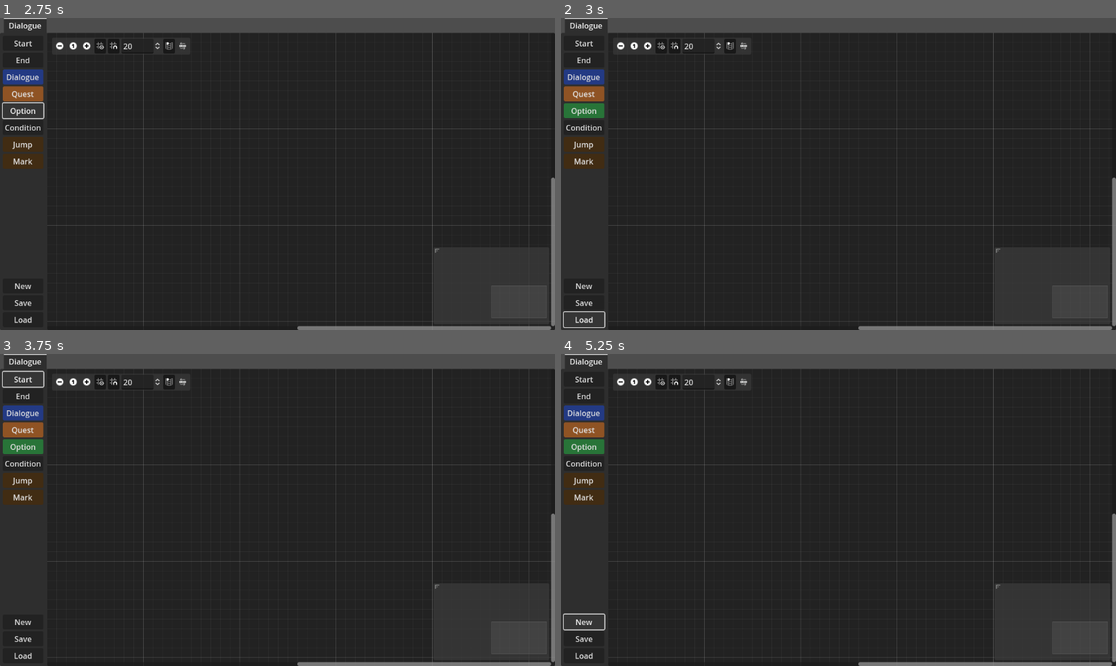
Above: before the commit, frames 1-4 (two rows, left to right).
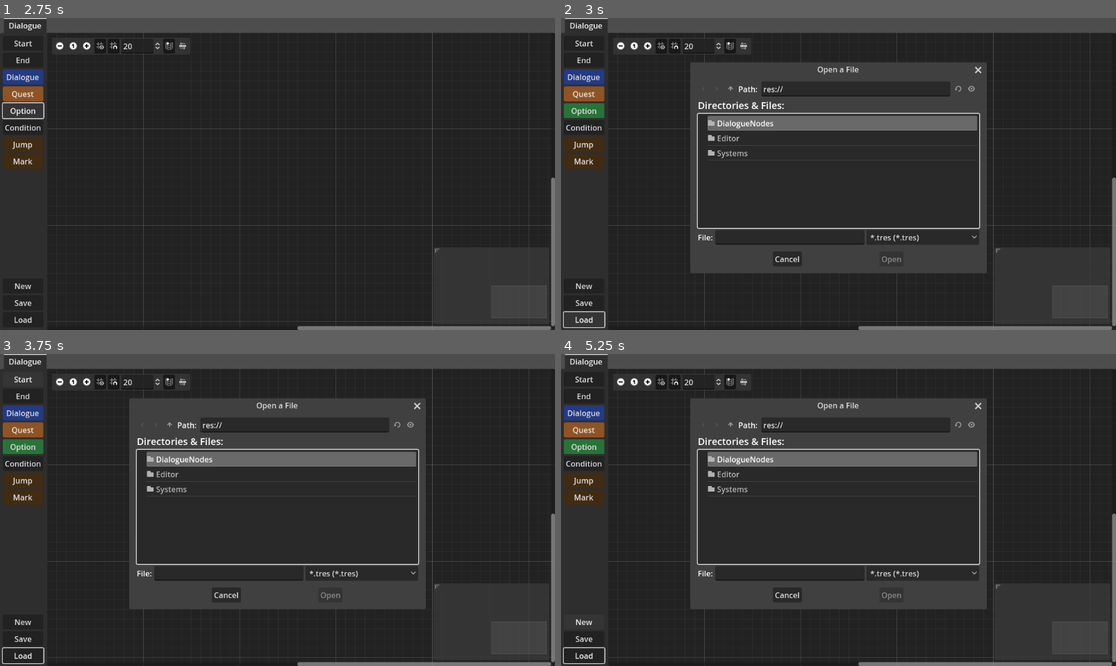
Above: after the commit, the same moments.

Repository: Zokerus/3DRPG_Editor
Game: Godot game, scene res://main.tscn
Two runs of this game, one before a commit and one after it. Both use one fixed random seed, a clock stepped at 60 frames per second and the inputs below.
Inputs:
- Up to frame 1 (2.75 s): click "Dialogue" at 0.5 s; click "Quest" at 1.25 s; click "Option" at 2 s
- Up to frame 2 (3 s): click "Load" at 2.75 s
- Up to frame 3 (3.75 s): click "Start" at 3.5 s
- Up to frame 4 (5.25 s): click "Start" at 4.25 s; click "New" at 5 s

Frame 1 is identical in both runs. In frame 2, 15% of the frame differs, in the area x 23-77%, y 14-82%; in frame 3, 15%, in the area x 0-77%, y 5-100%; in frame 4, 15%.
Error in both runs: Invalid access to property or key 'close_request' on a base object of type 'GraphNode (GNode)'. (res://Editor/DialogueScript.gd:30)

Commit message:
Added load dialogue
- added load dialogue data from resource and file
- fixed a naming issue with the options graph node

Diff:
--- a/DialogueNodes/OptionsNode.tscn
+++ b/DialogueNodes/OptionsNode.tscn
@@ -8,7 +8,7 @@
 offset_bottom = 150.0
 theme = ExtResource("1_w04hw")
 theme_type_variation = &"OptionsNode"
-title = "Option"
+title = "Options"
 position_offset = Vector2(100, 100)
 show_close = true
 resizable = true
--- a/Editor/DialogueScript.gd
+++ b/Editor/DialogueScript.gd
@@ -64,11 +64,16 @@
 	file_dialog.access = file_dialog.ACCESS_RESOURCES
 	file_dialog.popup_centered()
 
+func _on_load_pressed():
+	file_dialog.file_mode = file_dialog.FILE_MODE_OPEN_FILE
+	file_dialog.access = file_dialog.ACCESS_RESOURCES
+	file_dialog.popup_centered()
+
 func _on_file_dialog_file_selected(path):
 	if file_dialog.file_mode == file_dialog.FILE_MODE_SAVE_FILE:	## Save a file
 		save_data(path)
 	else:	## Load a file
-		pass
+		load_data(path)
 
 func save_data(file_path : String):
 	if !dialogue:
@@ -111,3 +116,43 @@
 
 	if file_path != "":
 		ResourceSaver.save(dialogue, file_path) ## save data on disk
+
+func load_data(file_path : String):
+	if ResourceLoader.exists(file_path):	# check file validity
+		dialogue = ResourceLoader.load(file_path)
+
+	if dialogue == null:	## check data in resource
+		dialogue = Dialogue.new()	##if not valid, create new dialogue resource
+		return	## leave method
+
+	## loop all graph nodes and initiate them
+	for key in dialogue.data.keys():
+		load_node(graph_nodes[dialogue.data[key]["type"]] .instantiate(), dialogue.data[key])
+
+	## after init graph nodes, connect them
+	for key in dialogue.data.keys():
+		var connections = dialogue.data[key]["go_to"]
+		for connection in connections:
+			if connection.size() == 3:
+				_on_graph_edit_connection_request(dialogue.data[key]["id"], connection[0], connection[1], connection[2])
+
+## load graph node detail data
+func load_node(node : GraphNode, data : Dictionary):
+	var text = ""
+	for line in data["text"]:
+		if text.length() > 0:
+			text = text + "\n"
+		text = text + line
+	node.find_child("TextEdit").text = text
+	node.name = data["id"]
+
+	## select speaker
+	if node.title == "Dialogue" || node.title == "Option":
+		node.find_child("OptionButton").select(data["character"])
+
+	## set QuestID, TODO, adapt to new QuestSystem
+	if node.title == "Quest":
+		node.find_child("QuestID").text = data["quest_id"]
+
+	## set global position ind graph_edit, only needed in editor
+	add_node_to_graph(node, Vector2(data["offset_x"],data["offset_y"]), false)
--- a/main.tscn
+++ b/main.tscn
@@ -113,6 +113,7 @@
 
 [connection signal="pressed" from="TabContainer/Dialogue/MarginContainer/VBoxContainer/Menu/New" to="TabContainer/Dialogue" method="_on_new_pressed"]
 [connection signal="pressed" from="TabContainer/Dialogue/MarginContainer/VBoxContainer/Menu/Save" to="TabContainer/Dialogue" method="_on_save_pressed"]
+[connection signal="pressed" from="TabContainer/Dialogue/MarginContainer/VBoxContainer/Menu/Load" to="TabContainer/Dialogue" method="_on_load_pressed"]
 [connection signal="connection_request" from="TabContainer/Dialogue/GraphEdit" to="TabContainer/Dialogue" method="_on_graph_edit_connection_request"]
 [connection signal="delete_nodes_request" from="TabContainer/Dialogue/GraphEdit" to="TabContainer/Dialogue" method="_on_graph_edit_delete_nodes_request"]
 [connection signal="disconnection_request" from="TabContainer/Dialogue/GraphEdit" to="TabContainer/Dialogue" method="_on_graph_edit_disconnection_request"]
